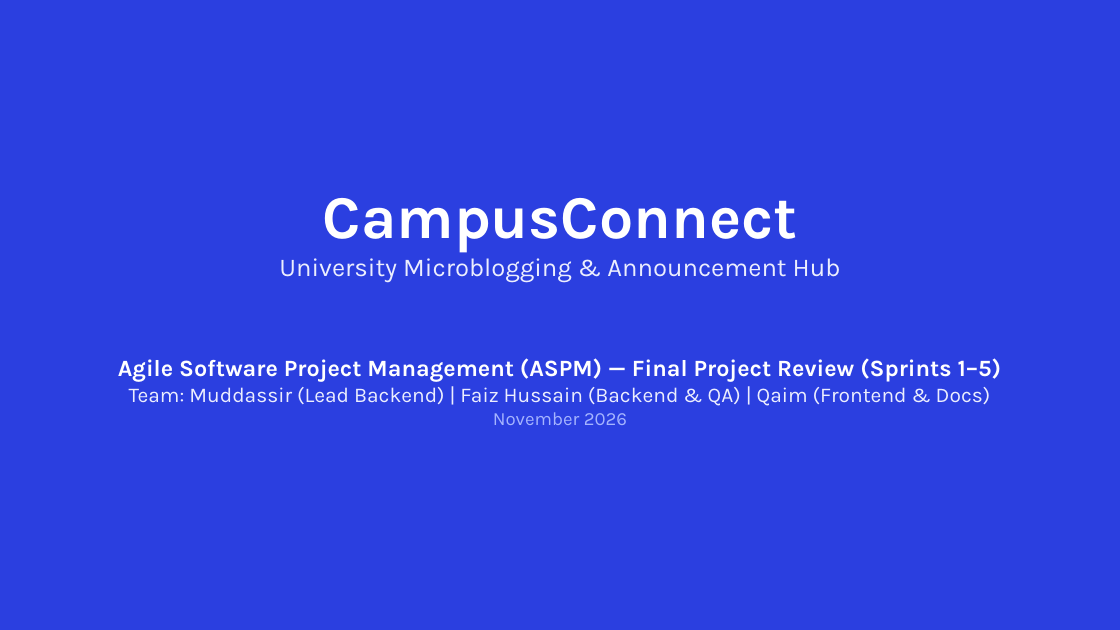
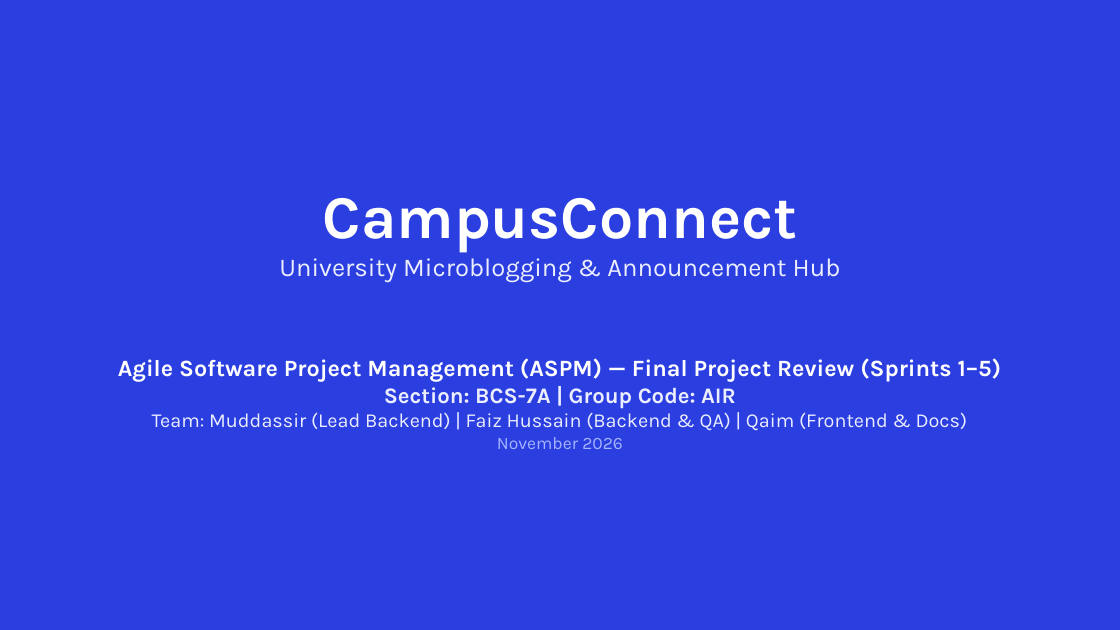
Before and after one commit to muddassir1935/ASPM-PROJECT-, a slide deck: slide 1 of CampusConnect_Presentation.pptx. Drawn at 1120x630 pixels with LibreOffice and Linux fonts; fonts in the diff are those of the drawing. Boxes give left, top, right and bottom in pixels: in the first picture for what was removed or moved away, otherwise in the second. Text is boxed around its words. In the diff, an @@ line names an element or a change of style, - is before the commit and + after.

Commit message:
build(deliverables): Finalize deliverables for Section BCS-7A & Group Code AIR

```diff
--- a/CampusConnect_Presentation.pptx
+++ b/CampusConnect_Presentation.pptx
@@ text at (384, 387, 736, 409): paragraph added @@
+Section: BCS-7A | Group Code: AIR
@@ text at (152, 412, 968, 449): size 18 to 17 pt in "Team: Muddassir (Lead Backend) | Faiz Hussain ..."; size 16 to 15 pt in "November 2026" @@
```
Also in this commit, not shown: 14 other files.
